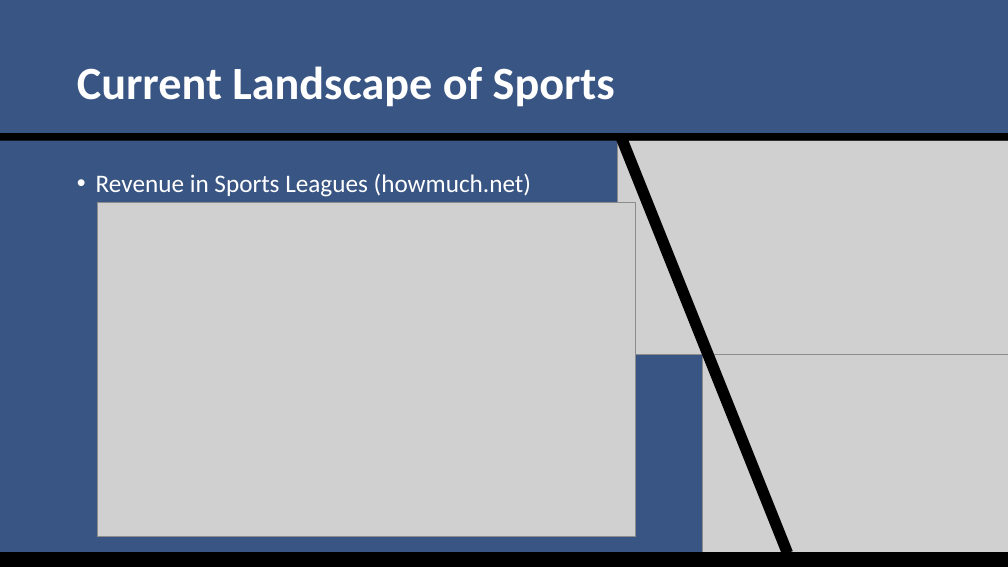
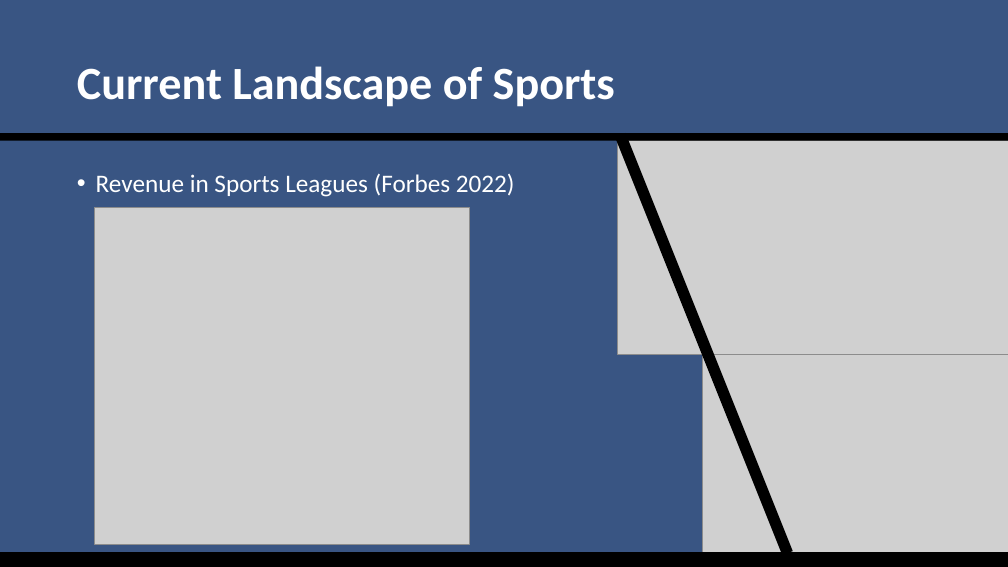
Before and after one commit to SuperMarioGiacomazzo/STOR538_WEBSITE, a slide deck: slide 12 of Slides/Sports Analytics 1/Sports_Analytics_1_Lecture.pptx. Drawn at 1008x567 pixels with LibreOffice and Linux fonts; fonts in the diff are those of the drawing; grey boxes stand for pictures. Boxes give left, top, right and bottom in pixels: in the first picture for what was removed or moved away, otherwise in the second. Text is boxed around its words. In the diff, an @@ line names an element or a change of style, - is before the commit and + after.

```diff
--- a/Slides/Sports Analytics 1/Sports_Analytics_1_Lecture.pptx
+++ b/Slides/Sports Analytics 1/Sports_Analytics_1_Lecture.pptx
@@ text at (x1=96, y1=174, x2=515, y2=197): text changed @@
-• Revenue in Sports Leagues (howmuch.net)
+• Revenue in Sports Leagues (Forbes 2022)
@@ picture resized from (x1=98, y1=203, x2=636, y2=537) to (x1=95, y1=207, x2=469, y2=544) @@
```
Also in this commit, not shown: 4 other slides changed, 5 slides added, 7 other files.
